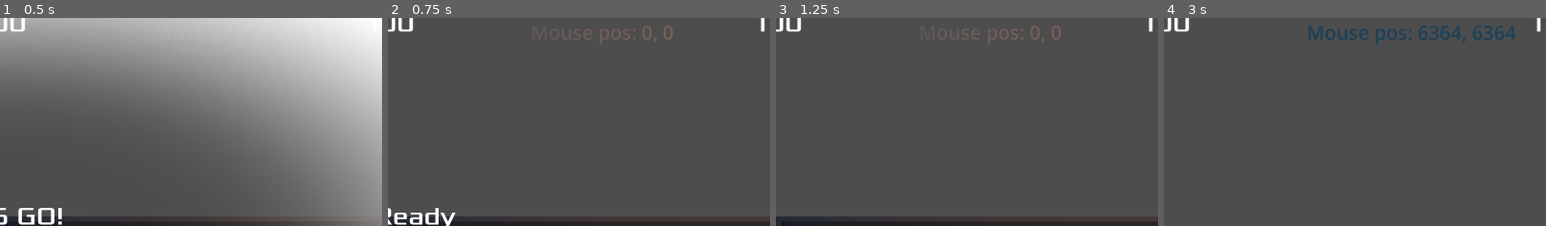
Above: before the commit, frames 1-4 (left to right).
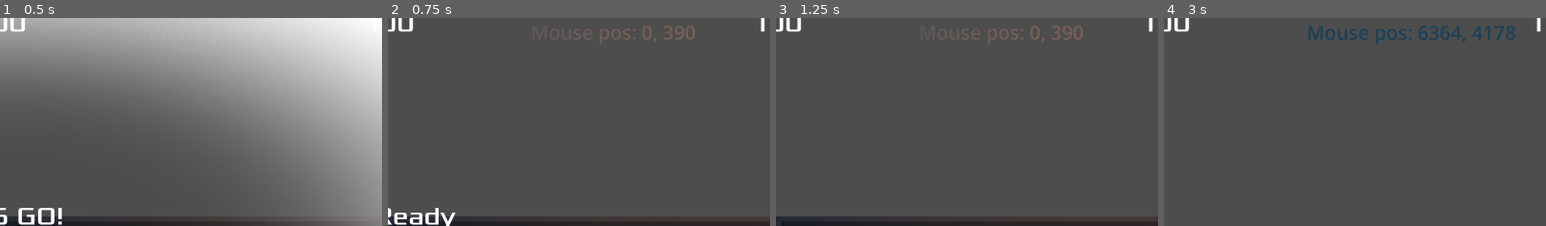
Above: after the commit, the same moments.

Repository: woofasaurus/PotionGame
Game: Godot game, scene res://scenes/main.tscn
The game is run twice, just before and just after one commit, with the same random seed, the same clock (stepped at 60 frames per second) and the same inputs.
Inputs (mouse positions are % of the whole screen's width and height, from its top left):
- Up to frame 1 (0.5 s): no input
- Up to frame 2 (0.75 s): click "Start" at 0.5 s
- Up to frame 3 (1.25 s): no input
- Up to frame 4 (3 s): tap Enter (ui_accept) at 1.25, 1.52, 2.27 s; move the mouse to (97, 97) at 1.27 s; hold Right (move_right) 1.28-2.03 s; hold Ctrl (control) 1.28-2.03 s; click (97, 97) at 1.42 s; move the mouse to (30, 55) at 2.02 s; hold Down (move_down) 2.03-2.78 s; tap Space (dodge) at 2.1 s; click (30, 55) at 2.17 s; move the mouse to (60, 28) at 2.77 s; hold Right (move_right) from 2.78 s (still down); right-click (60, 28) at 2.85 s; click (60, 28) at 2.92 s
The pictures show only the part of the screen within x 50-100%, y 2-52%; the shares and areas given below are measured in that part.

Frame 1 is identical in both runs. In frame 2, 0.2% of the frame differs, in the area x 72-81%, y 3-11%; in frame 3, 0.2%; in frame 4, 0.3%, in the area x 80-92%, y 3-11%.

Commit message:
BUILT DIFF!

Diff:
--- a/scenes/projectiles/concoctopus_projectile.tscn
+++ b/scenes/projectiles/concoctopus_projectile.tscn
@@ -1,6 +1,6 @@
 [gd_scene load_steps=4 format=3 uid="uid://cmbai8nyvyw3a"]
 
-[ext_resource type="Script" path="res://Concoctopus Projectile.gd" id="1_2ypt4"]
+[ext_resource type="Script" path="res://scripts/Concoctopus Projectile.gd" id="1_avl70"]
 [ext_resource type="Texture2D" uid="uid://dy4g3wpl3rv6h" path="res://art/PotionSprites/Potions0001.png" id="2_duf6h"]
 
 [sub_resource type="CapsuleShape2D" id="CapsuleShape2D_8ndse"]
@@ -11,7 +11,7 @@
 scale = Vector2(3, 3)
 collision_layer = 16
 collision_mask = 3
-script = ExtResource("1_2ypt4")
+script = ExtResource("1_avl70")
 
 [node name="CollisionShape2D" type="CollisionShape2D" parent="."]
 shape = SubResource("CapsuleShape2D_8ndse")
--- a/scenes/rooms/room_001.tscn
+++ b/scenes/rooms/room_001.tscn
@@ -1,8 +1,9 @@
-[gd_scene load_steps=4 format=3 uid="uid://b2o261tctyjcl"]
+[gd_scene load_steps=5 format=3 uid="uid://b2o261tctyjcl"]
 
 [ext_resource type="Script" path="res://scripts/room.gd" id="1_6xjbu"]
 [ext_resource type="TileSet" uid="uid://crspbucdclyaa" path="res://art/new_room.tres" id="2_qgxe1"]
 [ext_resource type="PackedScene" uid="uid://dbnb8g53jt1xu" path="res://scenes/terrain/torch.tscn" id="3_hdqkd"]
+[ext_resource type="PackedScene" uid="uid://cggqpif3ndtlt" path="res://scenes/spawner.tscn" id="4_wrvin"]
 
 [node name="room_001" type="Node2D"]
 script = ExtResource("1_6xjbu")
@@ -23,3 +24,15 @@
 
 [node name="Torch3" parent="." instance=ExtResource("3_hdqkd")]
 position = Vector2(2884, 302)
+
+[node name="Spawner" parent="." instance=ExtResource("4_wrvin")]
+position = Vector2(996, 1080)
+
+[node name="Spawner2" parent="." instance=ExtResource("4_wrvin")]
+position = Vector2(2874, 2545)
+
+[node name="Spawner3" parent="." instance=ExtResource("4_wrvin")]
+position = Vector2(889, 2692)
+
+[node name="Spawner4" parent="." instance=ExtResource("4_wrvin")]
+position = Vector2(2795, 1029)
--- a/scenes/rooms/room_002.tscn
+++ b/scenes/rooms/room_002.tscn
@@ -1,8 +1,9 @@
-[gd_scene load_steps=4 format=3 uid="uid://bjeibckt2j8l1"]
+[gd_scene load_steps=5 format=3 uid="uid://bjeibckt2j8l1"]
 
 [ext_resource type="Script" path="res://scripts/room.gd" id="1_giyv6"]
 [ext_resource type="TileSet" uid="uid://crspbucdclyaa" path="res://art/new_room.tres" id="2_b3psv"]
 [ext_resource type="PackedScene" uid="uid://dbnb8g53jt1xu" path="res://scenes/terrain/torch.tscn" id="3_x1h04"]
+[ext_resource type="PackedScene" uid="uid://cggqpif3ndtlt" path="res://scenes/spawner.tscn" id="4_i51hb"]
 
 [node name="room_002" type="Node2D"]
 script = ExtResource("1_giyv6")
@@ -27,5 +28,20 @@
 [node name="Torch4" parent="." instance=ExtResource("3_x1h04")]
 position = Vector2(147, 2222)
 
-[node name="Torch" parent="Torch4" instance=ExtResource("3_x1h04")]
-position = Vector2(4297, 7)
+[node name="Torch5" parent="." instance=ExtResource("3_x1h04")]
+position = Vector2(4444, 2229)
+
+[node name="Spawner" parent="." instance=ExtResource("4_i51hb")]
+position = Vector2(1366, 1684)
+
+[node name="Spawner2" parent="." instance=ExtResource("4_i51hb")]
+position = Vector2(3186, 1631)
+
+[node name="Spawner3" parent="." instance=ExtResource("4_i51hb")]
+position = Vector2(2310, 3564)
+
+[node name="Spawner4" parent="." instance=ExtResource("4_i51hb")]
+position = Vector2(1475, 2653)
+
+[node name="Spawner5" parent="." instance=ExtResource("4_i51hb")]
+position = Vector2(3118, 2575)
--- a/scenes/rooms/room_003.tscn
+++ b/scenes/rooms/room_003.tscn
@@ -1,8 +1,9 @@
-[gd_scene load_steps=4 format=3 uid="uid://c28fagtirpogv"]
+[gd_scene load_steps=5 format=3 uid="uid://c28fagtirpogv"]
 
 [ext_resource type="Script" path="res://scripts/room.gd" id="1_k08mp"]
 [ext_resource type="TileSet" uid="uid://crspbucdclyaa" path="res://art/new_room.tres" id="2_w8k4m"]
 [ext_resource type="PackedScene" uid="uid://dbnb8g53jt1xu" path="res://scenes/terrain/torch.tscn" id="3_lj7gm"]
+[ext_resource type="PackedScene" uid="uid://cggqpif3ndtlt" path="res://scenes/spawner.tscn" id="4_fymax"]
 
 [node name="room_003" type="Node2D"]
 script = ExtResource("1_k08mp")
@@ -27,3 +28,15 @@
 
 [node name="Torch4" parent="." instance=ExtResource("3_lj7gm")]
 position = Vector2(4967, 3899)
+
+[node name="Spawner" parent="." instance=ExtResource("4_fymax")]
+position = Vector2(1238, 2407)
+
+[node name="Spawner2" parent="." instance=ExtResource("4_fymax")]
+position = Vector2(3062, 824)
+
+[node name="Spawner3" parent="." instance=ExtResource("4_fymax")]
+position = Vector2(4541, 2393)
+
+[node name="Spawner4" parent="." instance=ExtResource("4_fymax")]
+position = Vector2(3041, 4182)
--- a/scenes/rooms/room_004.tscn
+++ b/scenes/rooms/room_004.tscn
@@ -1,8 +1,9 @@
-[gd_scene load_steps=4 format=3 uid="uid://egqywafqon77"]
+[gd_scene load_steps=5 format=3 uid="uid://egqywafqon77"]
 
 [ext_resource type="Script" path="res://scripts/room.gd" id="1_c5y2b"]
 [ext_resource type="TileSet" uid="uid://crspbucdclyaa" path="res://art/new_room.tres" id="2_m1ybl"]
 [ext_resource type="PackedScene" uid="uid://dbnb8g53jt1xu" path="res://scenes/terrain/torch.tscn" id="3_l1qcm"]
+[ext_resource type="PackedScene" uid="uid://cggqpif3ndtlt" path="res://scenes/spawner.tscn" id="4_66f11"]
 
 [node name="room_004" type="Node2D"]
 script = ExtResource("1_c5y2b")
@@ -23,3 +24,15 @@
 
 [node name="Torch3" parent="." instance=ExtResource("3_l1qcm")]
 position = Vector2(2393, 43)
+
+[node name="Spawner" parent="." instance=ExtResource("4_66f11")]
+position = Vector2(461, 531)
+
+[node name="Spawner2" parent="." instance=ExtResource("4_66f11")]
+position = Vector2(668, 2627)
+
+[node name="Spawner3" parent="." instance=ExtResource("4_66f11")]
+position = Vector2(1929, 2677)
+
+[node name="Spawner4" parent="." instance=ExtResource("4_66f11")]
+position = Vector2(2158, 538)
--- a/scenes/rooms/room_005.tscn
+++ b/scenes/rooms/room_005.tscn
@@ -1,8 +1,9 @@
-[gd_scene load_steps=4 format=3 uid="uid://b3poar8yhhgv4"]
+[gd_scene load_steps=5 format=3 uid="uid://b3poar8yhhgv4"]
 
 [ext_resource type="Script" path="res://scripts/room.gd" id="1_4qh6t"]
 [ext_resource type="TileSet" uid="uid://crspbucdclyaa" path="res://art/new_room.tres" id="2_1ucfi"]
 [ext_resource type="PackedScene" uid="uid://dbnb8g53jt1xu" path="res://scenes/terrain/torch.tscn" id="3_ek88q"]
+[ext_resource type="PackedScene" uid="uid://cggqpif3ndtlt" path="res://scenes/spawner.tscn" id="4_8xby2"]
 
 [node name="room_005" type="Node2D"]
 script = ExtResource("1_4qh6t")
@@ -26,3 +27,15 @@
 
 [node name="Torch4" parent="." instance=ExtResource("3_ek88q")]
 position = Vector2(3740, 546)
+
+[node name="Spawner" parent="." instance=ExtResource("4_8xby2")]
+position = Vector2(670, 1011)
+
+[node name="Spawner2" parent="." instance=ExtResource("4_8xby2")]
+position = Vector2(2037, 44)
+
+[node name="Spawner3" parent="." instance=ExtResource("4_8xby2")]
+position = Vector2(1973, 1667)
+
+[node name="Spawner4" parent="." instance=ExtResource("4_8xby2")]
+position = Vector2(2988, 909)
--- a/scenes/rooms/room_006.tscn
+++ b/scenes/rooms/room_006.tscn
@@ -1,8 +1,9 @@
-[gd_scene load_steps=4 format=3 uid="uid://mxcu7sjajoou"]
+[gd_scene load_steps=5 format=3 uid="uid://mxcu7sjajoou"]
 
 [ext_resource type="Script" path="res://scripts/room.gd" id="1_duj41"]
 [ext_resource type="TileSet" uid="uid://crspbucdclyaa" path="res://art/new_room.tres" id="2_wx4wq"]
 [ext_resource type="PackedScene" uid="uid://dbnb8g53jt1xu" path="res://scenes/terrain/torch.tscn" id="3_1cj0g"]
+[ext_resource type="PackedScene" uid="uid://cggqpif3ndtlt" path="res://scenes/spawner.tscn" id="4_hhas7"]
 
 [node name="room_006" type="Node2D"]
 script = ExtResource("1_duj41")
@@ -23,3 +24,12 @@
 
 [node name="Torch3" parent="." instance=ExtResource("3_1cj0g")]
 position = Vector2(1003, 78)
+
+[node name="Spawner" parent="." instance=ExtResource("4_hhas7")]
+position = Vector2(280, 2204)
+
+[node name="Spawner2" parent="." instance=ExtResource("4_hhas7")]
+position = Vector2(896, 1160)
+
+[node name="Spawner3" parent="." instance=ExtResource("4_hhas7")]
+position = Vector2(396, 348)
--- a/scenes/rooms/room_007.tscn
+++ b/scenes/rooms/room_007.tscn
@@ -1,8 +1,9 @@
-[gd_scene load_steps=4 format=3 uid="uid://bs0qiqvkxaeof"]
+[gd_scene load_steps=5 format=3 uid="uid://bs0qiqvkxaeof"]
 
 [ext_resource type="Script" path="res://scripts/room.gd" id="1_re4vn"]
 [ext_resource type="TileSet" uid="uid://crspbucdclyaa" path="res://art/new_room.tres" id="2_uma0u"]
 [ext_resource type="PackedScene" uid="uid://dbnb8g53jt1xu" path="res://scenes/terrain/torch.tscn" id="3_kepwa"]
+[ext_resource type="PackedScene" uid="uid://cggqpif3ndtlt" path="res://scenes/spawner.tscn" id="4_pdnkf"]
 
 [node name="room_007" type="Node2D"]
 script = ExtResource("1_re4vn")
@@ -23,3 +24,15 @@
 
 [node name="Torch3" parent="." instance=ExtResource("3_kepwa")]
 position = Vector2(1476, 2233)
+
+[node name="Spawner" parent="." instance=ExtResource("4_pdnkf")]
+position = Vector2(302, 749)
+
+[node name="Spawner2" parent="." instance=ExtResource("4_pdnkf")]
+position = Vector2(1733, 786)
+
+[node name="Spawner3" parent="." instance=ExtResource("4_pdnkf")]
+position = Vector2(1135, 1502)
+
+[node name="Spawner4" parent="." instance=ExtResource("4_pdnkf")]
+position = Vector2(1049, 2516)
--- a/scenes/rooms/room_008.tscn
+++ b/scenes/rooms/room_008.tscn
@@ -1,8 +1,9 @@
-[gd_scene load_steps=4 format=3 uid="uid://tbywgct1gw6u"]
+[gd_scene load_steps=5 format=3 uid="uid://tbywgct1gw6u"]
 
 [ext_resource type="Script" path="res://scripts/room.gd" id="1_jsacp"]
 [ext_resource type="TileSet" uid="uid://crspbucdclyaa" path="res://art/new_room.tres" id="2_jvth6"]
 [ext_resource type="PackedScene" uid="uid://dbnb8g53jt1xu" path="res://scenes/terrain/torch.tscn" id="3_8mii3"]
+[ext_resource type="PackedScene" uid="uid://cggqpif3ndtlt" path="res://scenes/spawner.tscn" id="4_3rs2t"]
 
 [node name="room_008" type="Node2D"]
 script = ExtResource("1_jsacp")
@@ -23,3 +24,12 @@
 
 [node name="Torch3" parent="." instance=ExtResource("3_8mii3")]
 position = Vector2(3761, 160)
+
+[node name="Spawner" parent="." instance=ExtResource("4_3rs2t")]
+position = Vector2(659, 585)
+
+[node name="Spawner2" parent="." instance=ExtResource("4_3rs2t")]
+position = Vector2(2158, 629)
+
+[node name="Spawner3" parent="." instance=ExtResource("4_3rs2t")]
+position = Vector2(3523, 604)
--- a/scenes/rooms/room_009.tscn
+++ b/scenes/rooms/room_009.tscn
@@ -1,8 +1,9 @@
-[gd_scene load_steps=4 format=3 uid="uid://croeugs4wyhyo"]
+[gd_scene load_steps=5 format=3 uid="uid://croeugs4wyhyo"]
 
 [ext_resource type="Script" path="res://scripts/room.gd" id="1_3l8gj"]
 [ext_resource type="TileSet" uid="uid://crspbucdclyaa" path="res://art/new_room.tres" id="2_76f7c"]
 [ext_resource type="PackedScene" uid="uid://dbnb8g53jt1xu" path="res://scenes/terrain/torch.tscn" id="3_3207a"]
+[ext_resource type="PackedScene" uid="uid://cggqpif3ndtlt" path="res://scenes/spawner.tscn" id="4_03044"]
 
 [node name="room_009" type="Node2D"]
 script = ExtResource("1_3l8gj")
@@ -23,3 +24,12 @@
 
 [node name="Torch3" parent="." instance=ExtResource("3_3207a")]
 position = Vector2(2847, 321)
+
+[node name="Spawner" parent="." instance=ExtResource("4_03044")]
+position = Vector2(487, 2670)
+
+[node name="Spawner2" parent="." instance=ExtResource("4_03044")]
+position = Vector2(1528, 1849)
+
+[node name="Spawner3" parent="." instance=ExtResource("4_03044")]
+position = Vector2(2506, 888)
--- a/scenes/rooms/room_010.tscn
+++ b/scenes/rooms/room_010.tscn
@@ -1,8 +1,9 @@
-[gd_scene load_steps=4 format=3 uid="uid://dceb5mos5e8p6"]
+[gd_scene load_steps=5 format=3 uid="uid://dceb5mos5e8p6"]
 
 [ext_resource type="Script" path="res://scripts/room.gd" id="1_wq7b5"]
 [ext_resource type="TileSet" uid="uid://crspbucdclyaa" path="res://art/new_room.tres" id="2_upodg"]
 [ext_resource type="PackedScene" uid="uid://dbnb8g53jt1xu" path="res://scenes/terrain/torch.tscn" id="3_3m5el"]
+[ext_resource type="PackedScene" uid="uid://cggqpif3ndtlt" path="res://scenes/spawner.tscn" id="4_v27oq"]
 
 [node name="room_010" type="Node2D"]
 script = ExtResource("1_wq7b5")
@@ -23,3 +24,12 @@
 
 [node name="Torch3" parent="." instance=ExtResource("3_3m5el")]
 position = Vector2(3018, 2217)
+
+[node name="Spawner" parent="." instance=ExtResource("4_v27oq")]
+position = Vector2(415, 738)
+
+[node name="Spawner2" parent="." instance=ExtResource("4_v27oq")]
+position = Vector2(1410, 1398)
+
+[node name="Spawner3" parent="." instance=ExtResource("4_v27oq")]
+position = Vector2(2542, 2548)
--- a/scripts/Spawner.gd
+++ b/scripts/Spawner.gd
@@ -1,44 +1,47 @@
 extends Marker2D
 
+class_name Spawner
+
+var enemies = [preload("res://scenes/enemies/mob.tscn"),
+			   preload("res://scenes/enemies/skeleton.tscn"),
+			   preload("res://scenes/enemies/necromancer.tscn")]
 var enemy_weights = {preload("res://scenes/enemies/mob.tscn") : 1,
 				 preload("res://scenes/enemies/skeleton.tscn") : 2,
 				 preload("res://scenes/enemies/necromancer.tscn") : 10}
 
+@warning_ignore("native_method_override")
+func get_class():
+	return "Spawner"
 
-func spawn(current_weight):
-	pass
+func spawn(current_weight, spawn_radius, root_node, global_center, node_path:String=""):
+	var rng = RandomNumberGenerator.new()
+	var spawnable_enemies = []
+	node_path = "./" + node_path
 
-func _spawn_enemies(spawn_pos, room_num: int, coord_offset=Vector2.ZERO):
-	var monster_weight = clamp(int(room_num / 3), 1, 10) * 3
-	var rng = RandomNumberGenerator.new()
+	for i in range(len(self.enemies)):
+		if enemy_weights[enemies[i]] <= current_weight:
+			spawnable_enemies.append(self.enemies[i])
 
-	while monster_weight > 0:
-		for pos in spawn_pos:
-			if monster_weight == 0:
-				break
+	var rand_num = rng.randi_range(0, len(spawnable_enemies) - 1)
 
-			var spawnable_enemies = []
+	var enemy_instance = spawnable_enemies[rand_num].instantiate()
 
-			for i in range(len(self.enemies)):
-				if enemy_weights[enemies[i]] <= monster_weight:
-					spawnable_enemies.append(self.enemies[i])
+	# Uniformly generates a point within a circle
+	var a = rng.randf() * 2 * PI
+	var r = spawn_radius * sqrt(rng.randf())
+	var rand_offset = Vector2(r * cos(a), r * sin(a))
 
-			var offset_pos = Vector2i(pos.x + coord_offset.x, pos.y + coord_offset.y)
-			var global_pos = self.floor_map.map_to_local(offset_pos)
-			var rand_num = rng.randi_range(0, len(spawnable_enemies) - 1)
+	var global_pos = global_center + rand_offset
 
-			var enemy_instance = spawnable_enemies[rand_num].instantiate()
+	enemy_instance.set_position(global_pos)
 
-			enemy_instance.position = global_pos
-			get_tree().current_scene.get_node("SortingLayer").add_child(enemy_instance)
+	root_node.get_node(node_path).add_child(enemy_instance)
+	# print("Spawned ", enemy_instance.get_name(), " at ", enemy_instance.get_global_position())
 
-			monster_weight -= enemy_weights[spawnable_enemies[rand_num]]
+	# get_tree().current_scene.get_node("SortingLayer").add_child(enemy_instance)
+
+	return enemy_weights[spawnable_enemies[rand_num]]
 
 # Called when the node enters the scene tree for the first time.
-func _ready():
-	pass # Replace with function body.
-
-
-# Called every frame. 'delta' is the elapsed time since the previous frame.
-func _process(delta):
-	pass
+# func _ready():
+# 	self.spawn(1, 300)
--- a/scripts/creative_camera.gd
+++ b/scripts/creative_camera.gd
@@ -29,7 +29,7 @@
 
 # Called every frame. 'delta' is the elapsed time since the previous frame.
 func _process(delta):
-	var mouse_pos_string = "{1}, {2}".format({"1" : int(get_global_mouse_position()[0]), "2" : int(get_global_mouse_position()[0])})
+	var mouse_pos_string = "{1}, {2}".format({"1" : int(get_global_mouse_position()[0]), "2" : int(get_global_mouse_position()[1])})
 	var multiplier = 1 # Goes double speed if you hold space
 
 	motion.x = Input.get_axis("move_left", "move_right")
--- a/scripts/map_generator.gd
+++ b/scripts/map_generator.gd
@@ -7,9 +7,6 @@
 var torch  = preload("res://scenes/terrain/torch.tscn")
 
 var room_pool = []
-var enemies = [preload("res://scenes/enemies/mob.tscn"),
-			   preload("res://scenes/enemies/skeleton.tscn"),
-			   preload("res://scenes/enemies/necromancer.tscn")]
 
 var tile_len: int = 0
 
@@ -27,9 +24,21 @@
 		# Load must be used for dynamic paths or whatevrr
 		self.room_pool.append(load(new_path))
 
-func _load_room_children(map_offset: Vector2i, children):
+func _spawn_creatures(spawn_points, room_weight, map_offset):
+	while room_weight > 0:
+		for spawner in spawn_points:
+				if room_weight <= 0:
+					break
+
+				var global_center = spawner.get_position() + Vector2(map_offset[0], map_offset[1]) * self.tile_len
+
+				room_weight -= spawner.spawn(room_weight, 100, self.get_tree().get_current_scene(), global_center)
+
+func _load_room_children(map_offset: Vector2i, children, room_weight: int=0):
+	var spawn_points = []
+
 	for child in children:
-		if child.get_class() != "TileMap":
+		if child.get_class() != "TileMap" and child.get_class() != "Spawner":
 			child.get_parent().remove_child(child)
 
 			# Converts it to the coord to the center.
@@ -39,10 +48,10 @@
 			child.set_position(new_pos)
 
 			self.add_child(child)
+		elif child.get_class() == "Spawner":
+			spawn_points.append(child)
 
-func _spawn_boss():
-	pass
-
+	self._spawn_creatures(spawn_points, room_weight, map_offset)
 
 # Pool range is an array of the room numbers you want to include in the pool. num_rooms is how many rooms you wan tot generate.
 func _generate_rooms(pool_range: Array, num_rooms: int, max_consecutive: int, source_id: int):
@@ -71,6 +80,9 @@
 	for i in range(num_rooms):
 		var index_pool = pool_range.duplicate()
 
+		@warning_ignore("integer_division")
+		var floor_weight = clamp(int(i / 3), 1, 10) * 3
+
 		# Removes all of the consecutive rooms in the pool that are also in the queue
 		if not my_queue.is_empty():
 			for index in my_queue.iterable():
@@ -92,7 +104,7 @@
 			self.floor_map.set_cell(0, new_pos, source_id, atlas_coords)
 
 		children = room_instance.get_children()
-		self._load_room_children(coord_offset, children)
+		self._load_room_children(coord_offset, children, floor_weight)
 
 		# Computes the offset
 		coord_offset += Vector2i(room_instance.room_width + 1, room_instance.exit_height)
Not shown: 1 places in scenes/enemies/skeleton.tscn that only renumber resources
